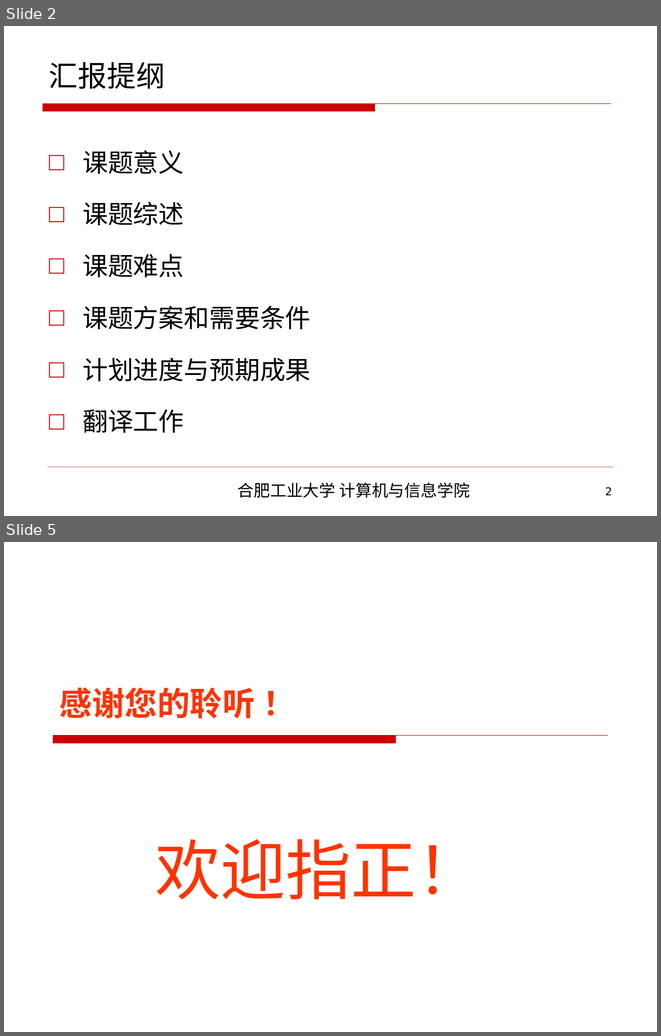
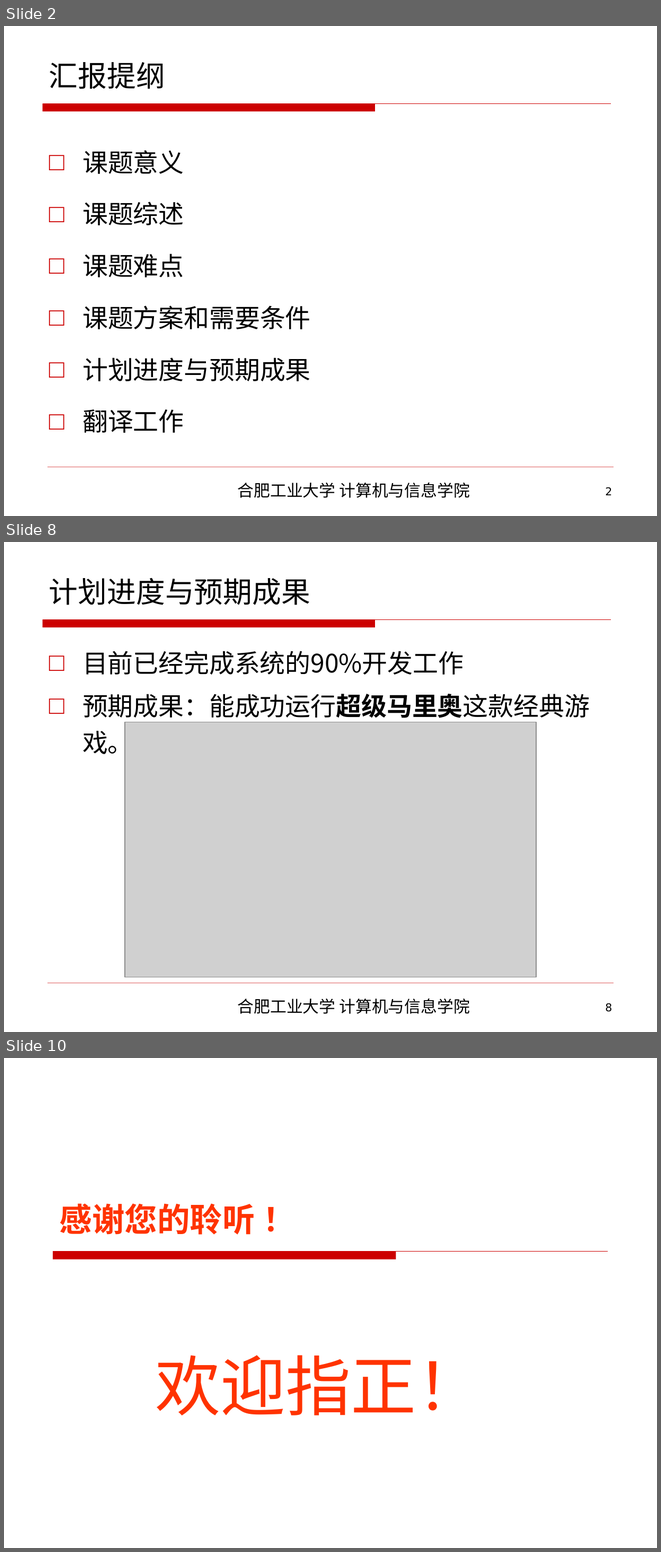
Before and after one commit to netcan/FCEmulator, a slide deck: notes/本科毕业设计开题汇报.ppt. Shown one above the other, each under a label of ours: slides 2 and 5 before the commit, slides 2, 8 and 10 after it; the slides between them are not shown. The pictures are 661x1036 and 661x1552 pixels, drawn with LibreOffice and Linux fonts; fonts in the diff are those of the drawing; grey boxes stand for pictures; background and template pictures are left out. Boxes give left, top, right and bottom in pixels: in the first picture for what was removed or moved away, otherwise in the second. Text is boxed around its words. In the diff, an @@ line names an element or a change of style, - is before the commit and + after.

```diff
--- a/notes/本科毕业设计开题汇报.ppt
+++ b/notes/本科毕业设计开题汇报.ppt
@@ slide 8 added at (x1=4, y1=542, x2=657, y2=1032), background picture (left out); not listed: 4 template elements that a slide beside it also shows @@
@@ title added at (x1=49, y1=578, x2=310, y2=605), 32 pt, text #000000 @@
+计划进度与预期成果
@@ text added at (x1=82, y1=651, x2=590, y2=758), 28 pt, text #000000 @@
+□ 目前已经完成系统的90%开发工作
+□ 预期成果：能成功运行超级马里奥这款经典游戏。
@@ picture added at (x1=125, y1=722, x2=536, y2=977) @@
@@ what was slide 5 is now slide 10 @@
```
Also in this commit, not shown: 3 slides changed, 4 other slides added.
